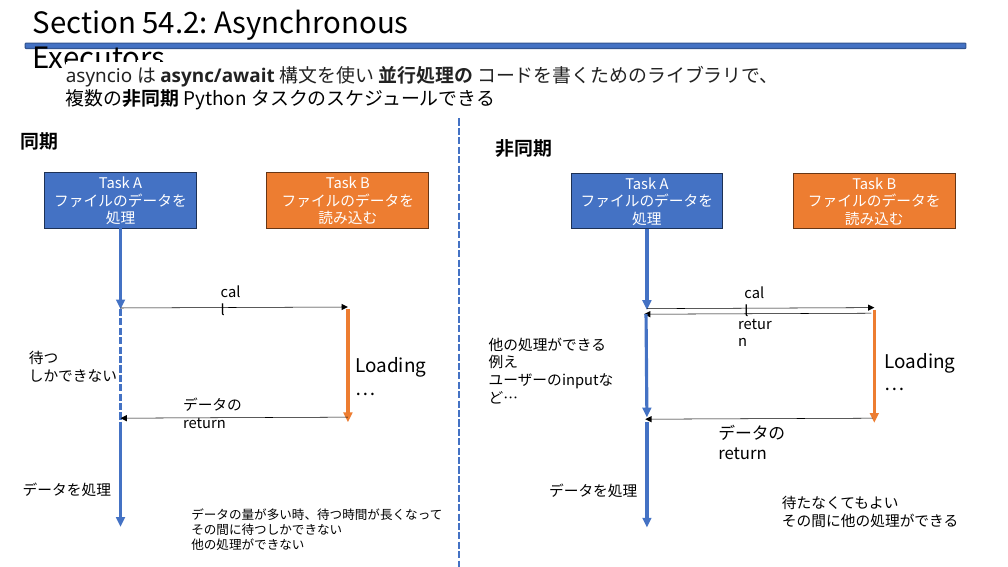
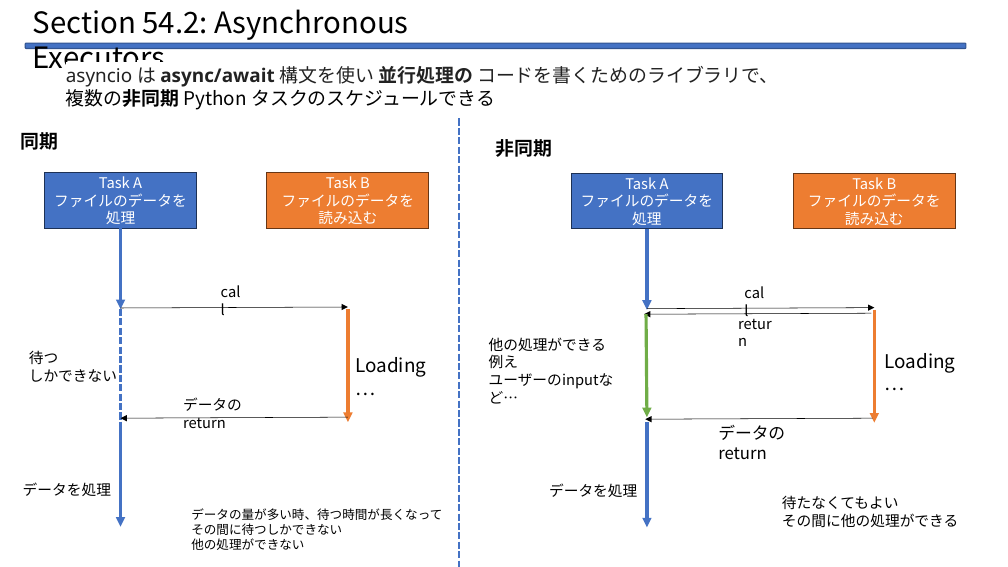
Before and after one commit to Legolas9999/zemi, a slide deck: slide 3 of lcj_zemi_python.pptx. Drawn at 1008x567 pixels with LibreOffice and Linux fonts; fonts in the diff are those of the drawing. Boxes give left, top, right and bottom in pixels: in the first picture for what was removed or moved away, otherwise in the second. Text is boxed around its words. In the diff, an @@ line names an element or a change of style, - is before the commit and + after.

```diff
--- a/lcj_zemi_python.pptx
+++ b/lcj_zemi_python.pptx
@@ arrow (647, 315) - (647, 417): stroke #4472C4 3 pt to #70AD47 3 pt @@
```
Also in this commit, not shown: 1 slide added.
